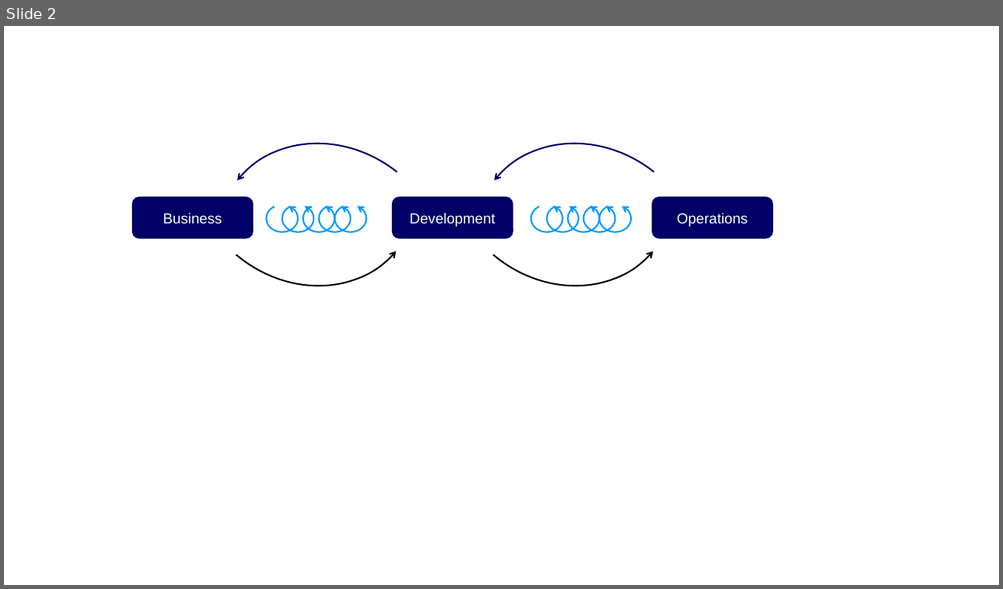
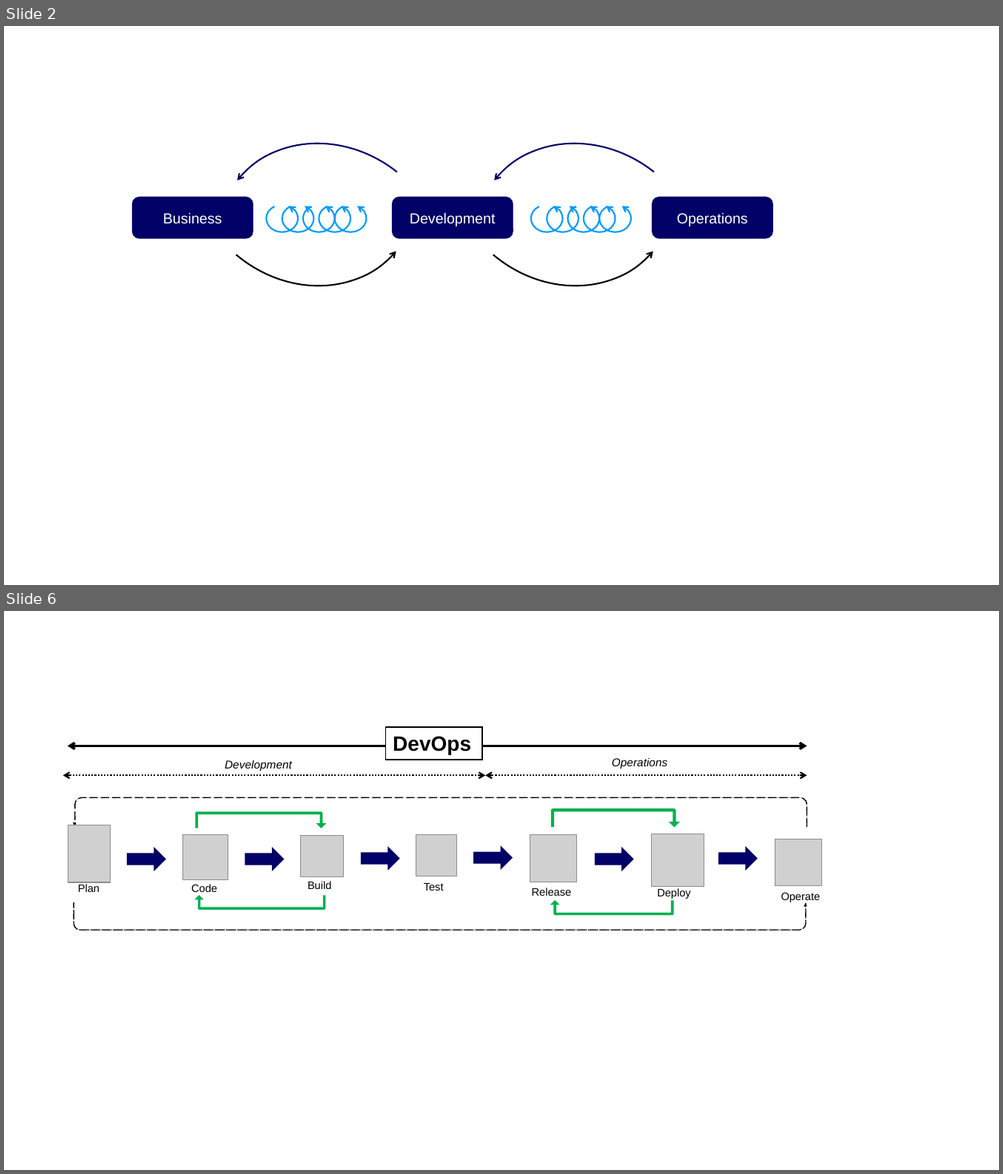
Before and after one commit to claudia231990/Thesis, a slide deck: Diagramme.pptx. Shown one above the other, each under a label of ours: slide 2 before the commit, slides 2 and 6 after it; the slides between them are not shown. The pictures are 1003x589 and 1003x1174 pixels, drawn with LibreOffice and Linux fonts; fonts in the diff are those of the drawing; grey boxes stand for pictures. Boxes give left, top, right and bottom in pixels: in the first picture for what was removed or moved away, otherwise in the second. Text is boxed around its words. In the diff, an @@ line names an element or a change of style, - is before the commit and + after.

```diff
--- a/Diagramme.pptx
+++ b/Diagramme.pptx
@@ slide 6 added at (4, 611, 999, 1170), background #FFFFFF @@
@@ rectangle added at (385, 727, 482, 760), fill #FFFFFF, outline #000000 1 pt, 20 pt, text #000000, bold @@
+DevOps
@@ double arrow added from (68, 746) to (807, 746), #000000 2.25 pt @@
@@ text added at (225, 760, 292, 772), 11 pt, text #000000, italic @@
+Development
@@ text added at (612, 758, 667, 769), 11 pt, text #000000, italic @@
+Operations
@@ double arrow added from (63, 776) to (485, 776), #000000 1.5 pt dashed @@
@@ double arrow added from (485, 776) to (807, 776), #000000 1.5 pt dashed @@
@@ uturn arrow added at (74, 797, 807, 826), fill #000000, outline #000000 1 pt dashed @@
@@ uturn arrow added at (552, 809, 679, 826), fill #00B050, outline #00B050 1 pt @@
@@ picture added at (68, 826, 111, 883) @@
@@ uturn arrow added at (196, 812, 325, 828), fill #00B050, outline #00B050 1 pt @@
@@ right arrow added at (127, 849, 165, 870), fill #000066, outline #000066 1 pt @@
@@ picture added at (183, 834, 227, 880) @@
@@ right arrow added at (245, 849, 283, 870), fill #000066, outline #000066 1 pt @@
@@ picture added at (301, 835, 344, 877) @@
@@ right arrow added at (361, 848, 399, 869), fill #000066, outline #000066 1 pt @@
@@ picture added at (416, 835, 457, 877) @@
@@ right arrow added at (474, 847, 512, 869), fill #000066, outline #000066 1 pt @@
@@ picture added at (530, 835, 577, 883) @@
@@ right arrow added at (595, 849, 633, 870), fill #000066, outline #000066 1 pt @@
@@ picture added at (652, 834, 704, 886) @@
@@ right arrow added at (719, 848, 757, 869), fill #000066, outline #000066 1 pt @@
@@ picture added at (775, 840, 822, 886) @@
@@ text added at (78, 884, 99, 892), 10.5 pt, text #000000 @@
+Plan
@@ text added at (191, 884, 217, 892), 10.5 pt, text #000000 @@
+Code
@@ uturn arrow added at (196, 896, 325, 909), fill #00B050, outline #00B050 1 pt @@
@@ text added at (307, 881, 331, 889), 10.5 pt, text #000000 @@
+Build
@@ text added at (424, 883, 444, 891), 10.5 pt, text #000000 @@
+Test
@@ text added at (532, 888, 572, 896), 10.5 pt, text #000000 @@
+Release
@@ text added at (657, 889, 690, 899), 10.5 pt, text #000000 @@
+Deploy
@@ text added at (781, 892, 820, 903), 10.5 pt, text #000000 @@
+Operate
@@ uturn arrow added at (74, 903, 807, 930), fill #000000, outline #000000 1 pt dashed @@
@@ uturn arrow added at (552, 901, 673, 915), fill #00B050, outline #00B050 1 pt @@
```
Also in this commit, not shown: 3 other slides added, 10 other files.
